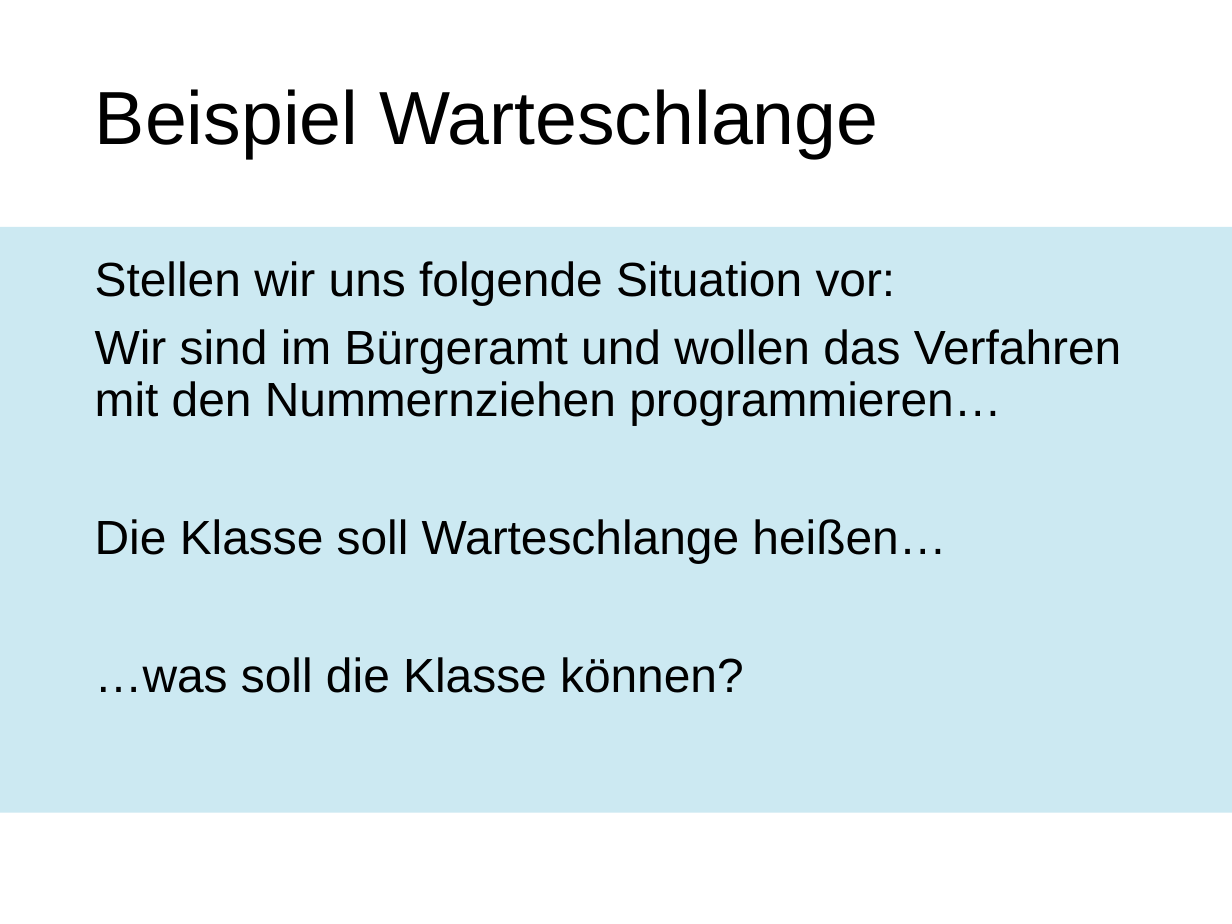
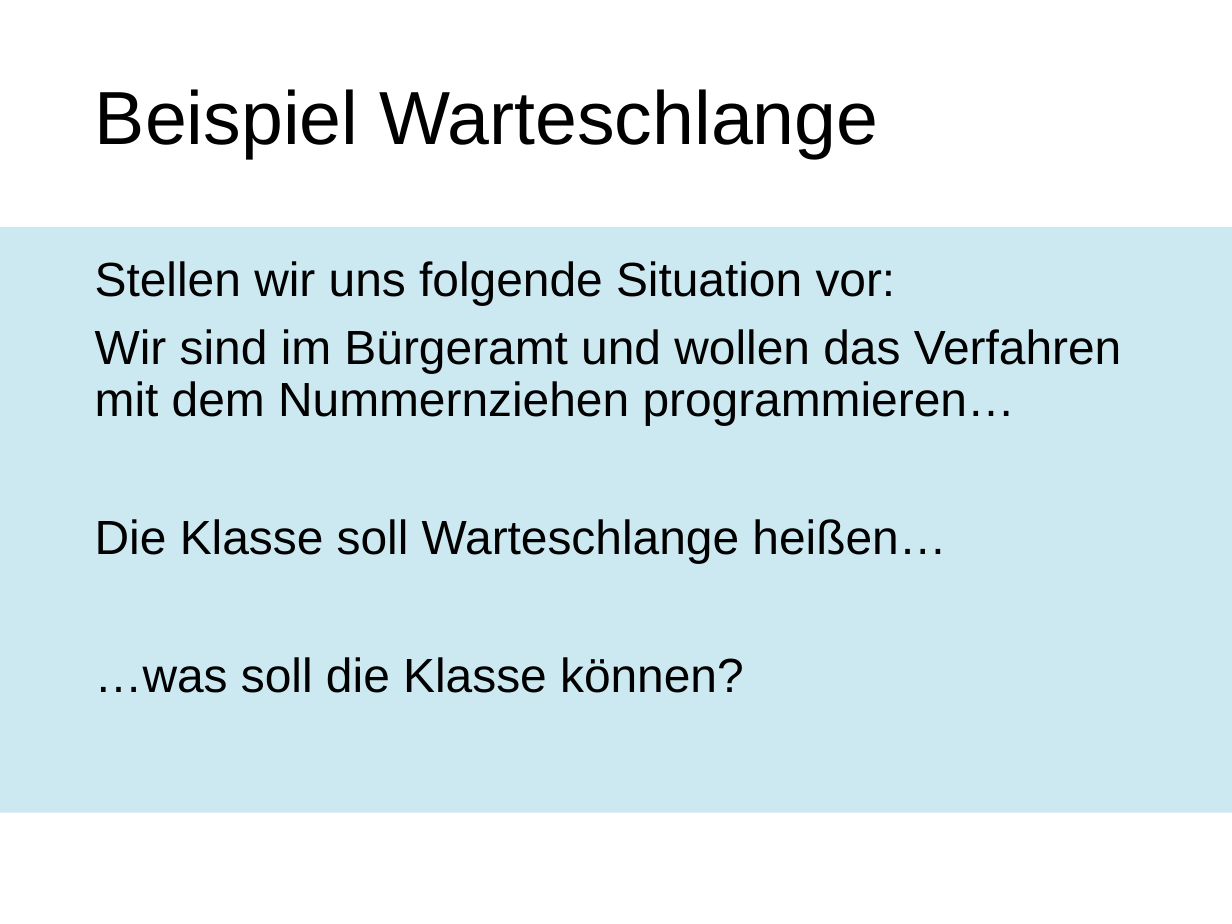
Before and after one commit to istichel/Basiswissen, a slide deck: slide 10 of Objektorientierung/Objektorientierung.pptx. Drawn at 1232x924 pixels with LibreOffice and Linux fonts; fonts in the diff are those of the drawing; background and template pictures are left out. Boxes give left, top, right and bottom in pixels: in the first picture for what was removed or moved away, otherwise in the second. Text is boxed around its words. In the diff, an @@ line names an element or a change of style, - is before the commit and + after.

```diff
--- a/Objektorientierung/Objektorientierung.pptx
+++ b/Objektorientierung/Objektorientierung.pptx
@@ text at bbox=[95, 329, 1122, 425]: text changed @@
-Wir sind im Bürgeramt und wollen das Verfahren mit den Nummernziehen programmieren…
+Wir sind im Bürgeramt und wollen das Verfahren mit dem Nummernziehen programmieren…
```
Also in this commit, not shown: 1 other slide changed, 1 slide added.
